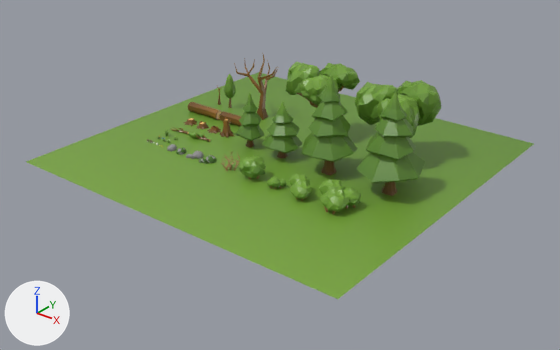
The Blender file 3D-Assets/Greenery/Trees.blend: old version first, new version second.
Rendered twice from a 50 mm lens placed at (82.8, -105.4, 60.2), pointed at (2.4, -5.0, -2.1). Arrows for +X, +Y and +Z are at lower left; the lights stay in place.
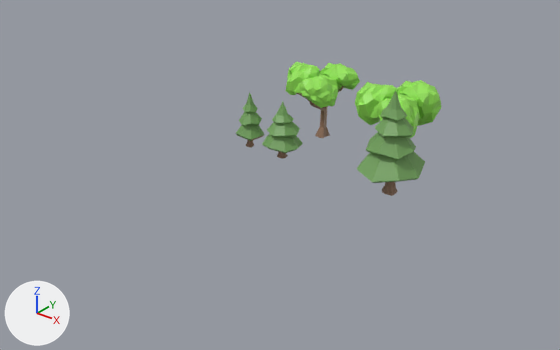
Commit message: more tree work

Location of each change, (x1, y1, x2, y2) in pixels of the pictures (560 x 350 px):
'SimpleGround', hidden (green): before (26, 72, 534, 299)
'Tree_Spruce_small_01', hidden (green): before (301, 75, 358, 176)
'Bush_group_big', hidden (green): before (319, 179, 361, 214)
'Tree_average_bare', hidden (brown): before (234, 55, 279, 120)
'Bush_average', hidden (green): before (239, 155, 266, 179)
'Bush_group_average', hidden (green): before (289, 174, 312, 201)
'Log_big_regular', hidden: before (188, 102, 222, 120)
'Tree_small_regular', hidden: before (224, 74, 236, 108)
'Log_big_knotty', hidden: before (219, 111, 242, 126)
'Bush_group_small', hidden: before (267, 177, 286, 189)
'Stump_average_high', hidden: before (220, 117, 234, 138)
'Stone_group_average_mossy', hidden: before (198, 155, 217, 164)
'Bush_average_bare', hidden: before (220, 151, 240, 171)
'Branch_average_leaves', hidden: before (189, 131, 210, 142)
'Stone_group_average', hidden: before (186, 151, 203, 159)
'Stump_average_flat', hidden: before (184, 118, 198, 126)
'Stump_average_hollow', hidden: before (207, 126, 221, 134)
'Stump_average_low', hidden: before (197, 121, 209, 130)
'Stone_average_01_mossy', hidden: before (176, 147, 186, 155)
'Stone_average_01', hidden: before (167, 144, 177, 151)
'Branch_average_bare', hidden: before (170, 127, 189, 134)
part 1 of me_cube_002, recoloured: (286, 62, 360, 106) in both
part 2 of me_cube_002, recoloured: before (297, 93, 318, 108); after (297, 93, 326, 111)
part 3 of me_cube_002, recoloured: after (320, 106, 328, 128)
part 4 of me_cube_002, recoloured: after (315, 127, 330, 138)
part 5 of me_cube_004, recoloured: (355, 80, 441, 138) in both
part 6 of me_cylinder_003, recoloured: (357, 91, 425, 183) in both
part 7 of me_cylinder_003, recoloured: (382, 182, 397, 196) in both

Diff of the bpy script that builds the scene:
```diff
--- a/3D-Assets/Greenery/Trees.blend.py
+++ b/3D-Assets/Greenery/Trees.blend.py
@@ mat_darkgreen @@
+mat_darkgreen = principled_material('DarkGreen')
+mat_darkgreen.base_color = (0.168, 0.359, 0.106)  # green #72a25c
@@ mat_brightgreen @@
+mat_brightgreen = principled_material('BrightGreen')
+mat_brightgreen.base_color = (0.311, 0.8, 0.1)  # green #97e759
@@ me_cube_002 @@
 me_cube_002.from_pydata(...)  # 412 vertices, 678 faces; spans x -8.12..6.57, y -6.42..5.62, z 0.0..14.62
+# me_cube_002 part 1: 570 of the faces centred in x -7.91..6.24, y -6.16..5.28, z 8.04..14.53 switch from mat_allcolors_material (picture img_texture_gradient_png_001) to mat_brightgreen (green #97e759)
+# me_cube_002 part 2: 51 of the faces centred in x -4.94..1.39, y -3.62..0.55, z 6.22..10.0 switch from mat_allcolors_material (picture img_texture_gradient_png_001) to mat_wood (brown #94735b)
+# me_cube_002 part 3: 20 of the faces centred in x -0.13..0.8, y -0.29..1.16, z 3.51..6.99 switch from mat_allcolors_material (picture img_texture_gradient_png_001) to mat_wood (brown #94735b)
+# me_cube_002 part 4: 9 of the faces centred in x -0.55..1.06, y -0.8..0.7, z 0.0..0.96 switch from mat_allcolors_material (picture img_texture_gradient_png_001) to mat_wood (brown #94735b)
@@ me_cube_004 @@
 me_cube_004.from_pydata(...)  # 412 vertices, 678 faces; spans x -8.02..6.65, y -6.71..6.53, z 0.0..14.66
+# me_cube_004 part 5: 628 of the faces centred in x -7.9..6.44, y -6.48..6.43, z 5.55..14.54 switch from mat_allcolors_material (picture img_texture_gradient_png_001) to mat_brightgreen (green #97e759)
+me_cube_004.materials.append(mat_wood)  # brown #94735c
@@ me_cylinder_003 @@
 me_cylinder_003.from_pydata(...)  # 187 vertices, 198 faces; spans x -5.8..5.3, y -5.6..5.6, z 0.0..18.2
+# me_cylinder_003 part 6: 168 of the faces centred in x -4.8..4.5, y -4.7..4.8, z 4.0..16.3 switch from mat_allcolors_material (picture img_texture_gradient_png_001) to mat_darkgreen (green #72a15b)
+# me_cylinder_003 part 7: 25 of the faces centred in x -1.0..1.0, y -1.0..1.1, z 0.0..4.8 switch from mat_allcolors_material (picture img_texture_gradient_png_001) to mat_wood (brown #94735b)
@@ ob_simpleground @@
 ob_simpleground.location = (0.0, 0.0, 0.0)
+ob_simpleground.hide_set(True)
@@ ob_tree_average_bare @@
 ob_tree_average_bare.location = (-15.2, 11.0, 0.0)
+ob_tree_average_bare.hide_set(True)
@@ ob_tree_small_regular @@
 ob_tree_small_regular.location = (-24.3, 11.0, 0.0)
+ob_tree_small_regular.hide_set(True)
@@ ob_tree_spruce_small_01 @@
 ob_tree_spruce_small_01.location = (11.1, -1.8, 0.0)
+ob_tree_spruce_small_01.hide_set(True)
@@ ob_bush_average @@
 ob_bush_average.location = (2.2, -12.3, 0.0)
+ob_bush_average.hide_set(True)  # its collection is switched off
@@ ob_bush_average_bare @@
 ob_bush_average_bare.location = (-3.2, -12.3, 0.0)
+ob_bush_average_bare.hide_set(True)  # its collection is switched off
@@ ob_bush_group_average @@
 ob_bush_group_average.location = (13.4, -12.8, 0.0)
+ob_bush_group_average.hide_set(True)  # its collection is switched off
@@ ob_bush_group_big @@
 ob_bush_group_big.location = (20.3, -12.8, 0.0)
+ob_bush_group_big.hide_set(True)  # its collection is switched off
@@ ob_bush_group_small @@
 ob_bush_group_small.location = (7.7, -12.8, 0.0)
+ob_bush_group_small.hide_set(True)  # its collection is switched off
@@ ob_stump_average_high @@
 ob_stump_average_high.location = (-14.4, -0.8, 0.0)
+ob_stump_average_high.hide_set(True)  # its collection is switched off
@@ ob_stump_average_flat @@
 ob_stump_average_flat.location = (-24.3, -0.8, 0.0)
+ob_stump_average_flat.hide_set(True)  # its collection is switched off
@@ ob_stump_average_low @@
 ob_stump_average_low.location = (-21.0, -0.8, 0.0)
+ob_stump_average_low.hide_set(True)  # its collection is switched off
@@ ob_stump_average_hollow @@
 ob_stump_average_hollow.location = (-17.7, -0.8, 0.0)
+ob_stump_average_hollow.hide_set(True)  # its collection is switched off
@@ ob_log_big_regular @@
 ob_log_big_regular.location = (-25.3, 4.5, 0.0)
+ob_log_big_regular.hide_set(True)  # its collection is switched off
@@ ob_log_big_knotty @@
 ob_log_big_knotty.location = (-16.1, 4.5, 0.0)
+ob_log_big_knotty.hide_set(True)  # its collection is switched off
@@ ob_branch_average_bare @@
 ob_branch_average_bare.location = (-21.8, -5.4, 0.0)
+ob_branch_average_bare.hide_set(True)  # its collection is switched off
@@ ob_branch_average_leaves @@
 ob_branch_average_leaves.location = (-15.9, -5.4, 0.0)
+ob_branch_average_leaves.hide_set(True)  # its collection is switched off
@@ ob_stone_average_01 @@
 ob_stone_average_01.location = (-17.9, -12.4, 0.0)
+ob_stone_average_01.hide_set(True)  # its collection is switched off
@@ ob_stone_average_01_mossy @@
 ob_stone_average_01_mossy.location = (-15.4, -12.4, 0.0)
+ob_stone_average_01_mossy.hide_set(True)  # its collection is switched off
@@ ob_stone_group_average @@
 ob_stone_group_average.location = (-12.3, -12.4, 0.0)
+ob_stone_group_average.hide_set(True)  # its collection is switched off
@@ ob_stone_group_average_mossy @@
 ob_stone_group_average_mossy.location = (-8.9, -12.4, 0.0)
+ob_stone_group_average_mossy.hide_set(True)  # its collection is switched off
```
